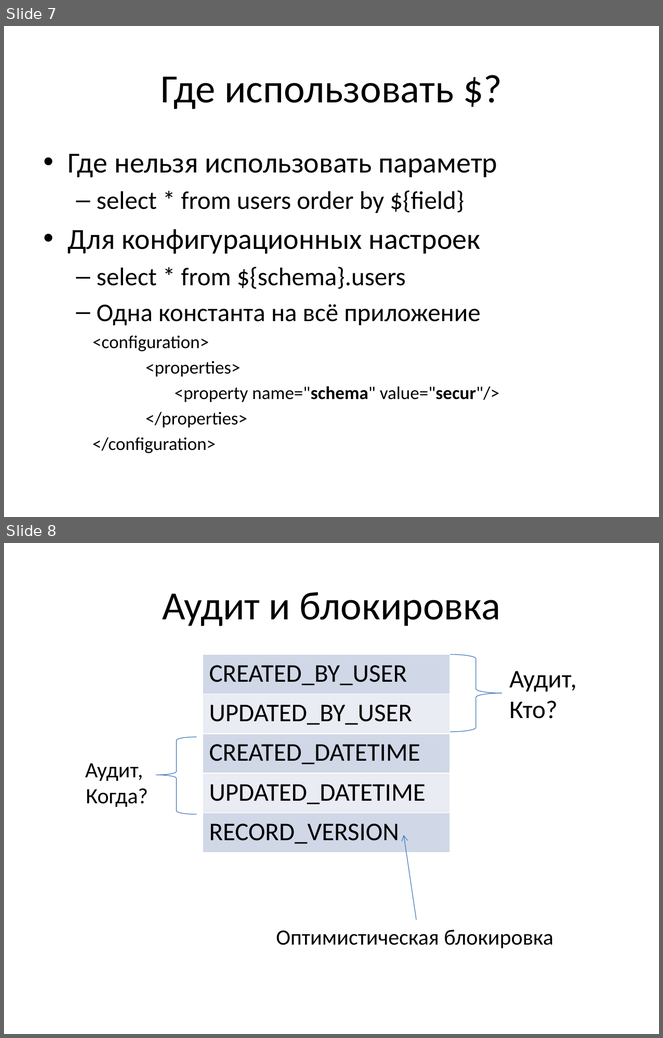
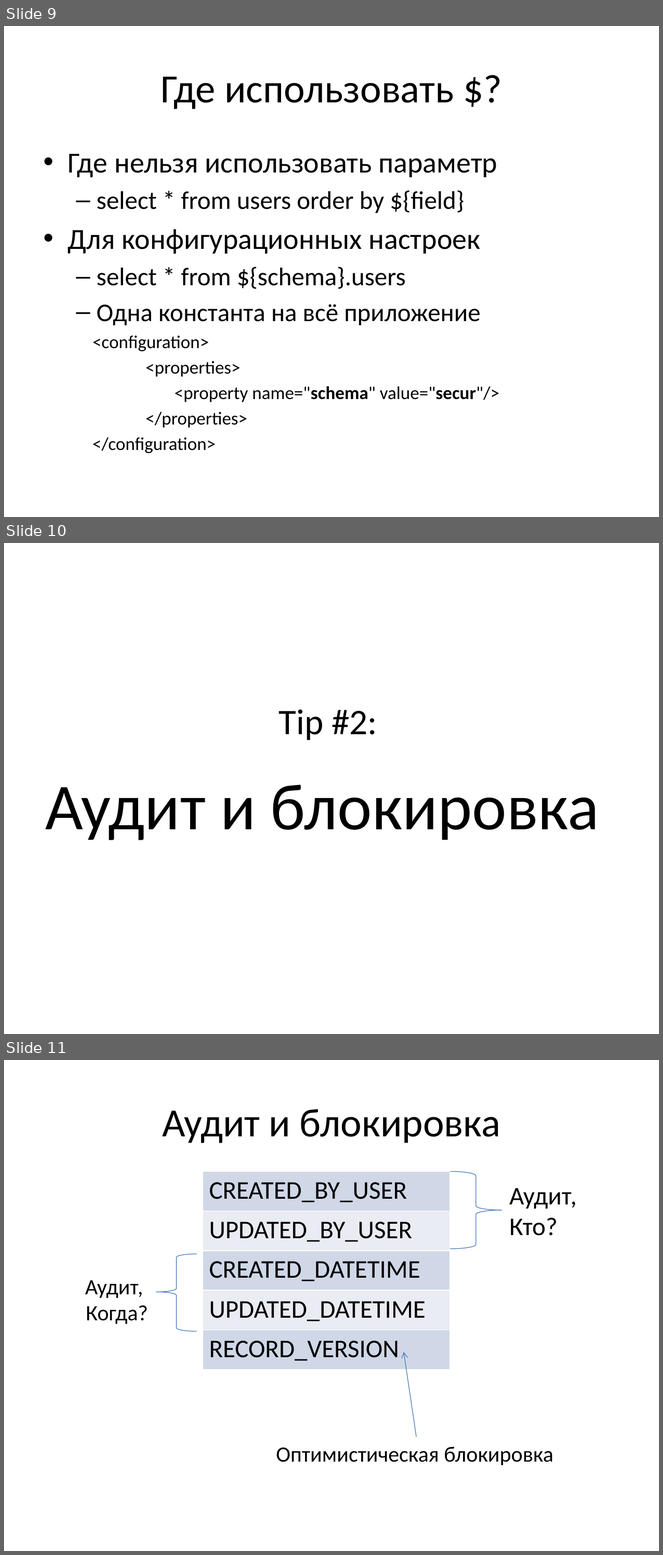
Before and after one commit to vitali-kviatkouski/personal, a slide deck: MyBatis.pptx. Shown one above the other, each under a label of ours: slides 7 and 8 before the commit, slides 9, 10 and 11 after it. The pictures are 663x1038 and 663x1555 pixels, drawn with LibreOffice and Linux fonts; fonts in the diff are those of the drawing. Boxes give left, top, right and bottom in pixels: in the first picture for what was removed or moved away, otherwise in the second. Text is boxed around its words. In the diff, an @@ line names an element or a change of style, - is before the commit and + after.

```diff
--- a/MyBatis.pptx
+++ b/MyBatis.pptx
@@ slide 10 added at bbox=[4, 543, 659, 1034], background #FFFFFF @@
@@ title added at bbox=[46, 709, 599, 840], 72 pt, text #000000 @@
+Tip #2:
+Аудит и блокировка
@@ what was slide 7 is now slide 9 @@
@@ what was slide 8 is now slide 11 @@
```
Also in this commit, not shown: 1 slide changed, 10 other slides added.
